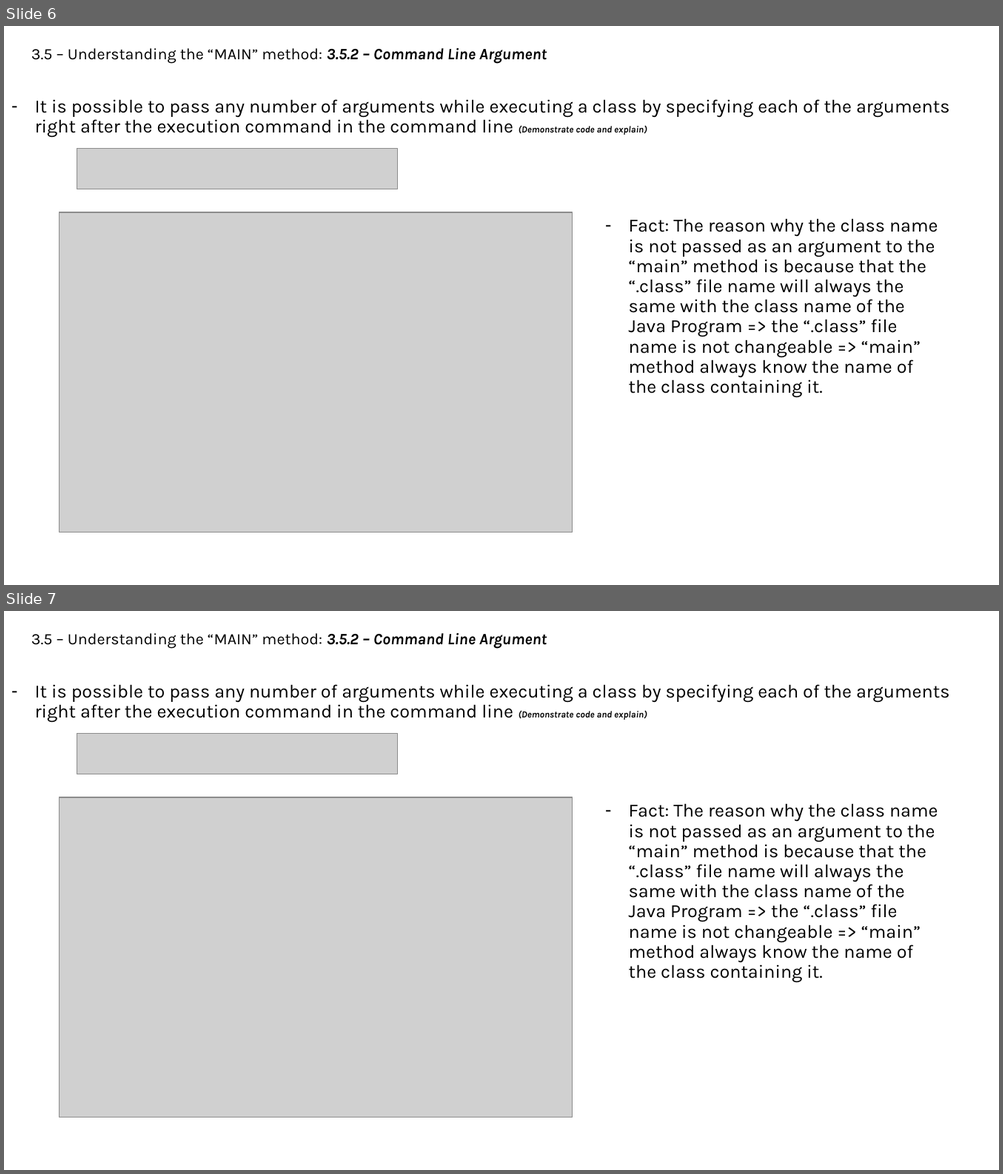
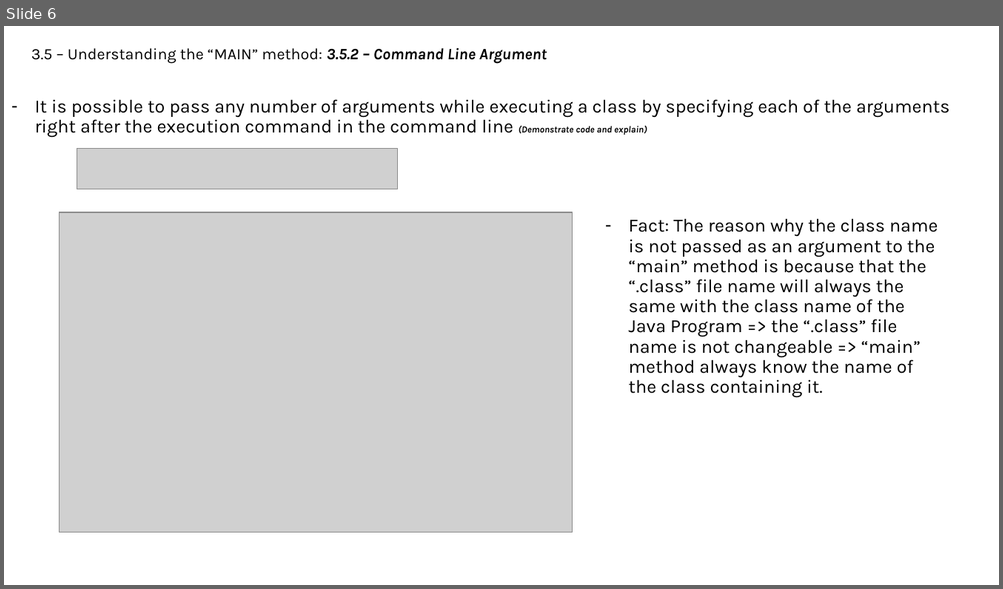
Before and after one commit to MaiDinhVinh/CS-Java, a slide deck: Java SE 8 Teaching Material/Chapter 3 - Java Basic.pptx. Shown one above the other, each under a label of ours: slides 6 and 7 before the commit, slide 6 after it. The pictures are 1003x1174 and 1003x589 pixels, drawn with LibreOffice and Linux fonts; fonts in the diff are those of the drawing; grey boxes stand for pictures. Boxes give left, top, right and bottom in pixels: in the first picture for what was removed or moved away, otherwise in the second. Text is boxed around its words. In the diff, an @@ line names an element or a change of style, - is before the commit and + after.

```diff
--- a/Java SE 8 Teaching Material/Chapter 3 - Java Basic.pptx
+++ b/Java SE 8 Teaching Material/Chapter 3 - Java Basic.pptx
@@ slide 7 removed at [4, 611, 999, 1170], background #FFFFFF @@
@@ subtitle removed at [31, 633, 546, 649] @@
-3.5 – Understanding the “MAIN” method: 3.5.2 – Command Line Argument
@@ text removed at [35, 684, 949, 723] @@
-– It is possible to pass any number of arguments while executing a class by specifying each of the arguments right after the execution command in the command line (Demonstrate code and explain)
@@ picture removed at [77, 733, 397, 774] @@
@@ picture removed at [60, 797, 572, 1118] @@
@@ text removed at [629, 803, 938, 983] @@
-– Fact: The reason why the class name is not passed as an argument to the “main” method is because that the “.class” file name will always the same with the class name of the Java Program => the “.class” file name is not changeable => “main” method always know the name of the class containing it.
```
Also in this commit, not shown: 1 slide changed, 2 slides added.
